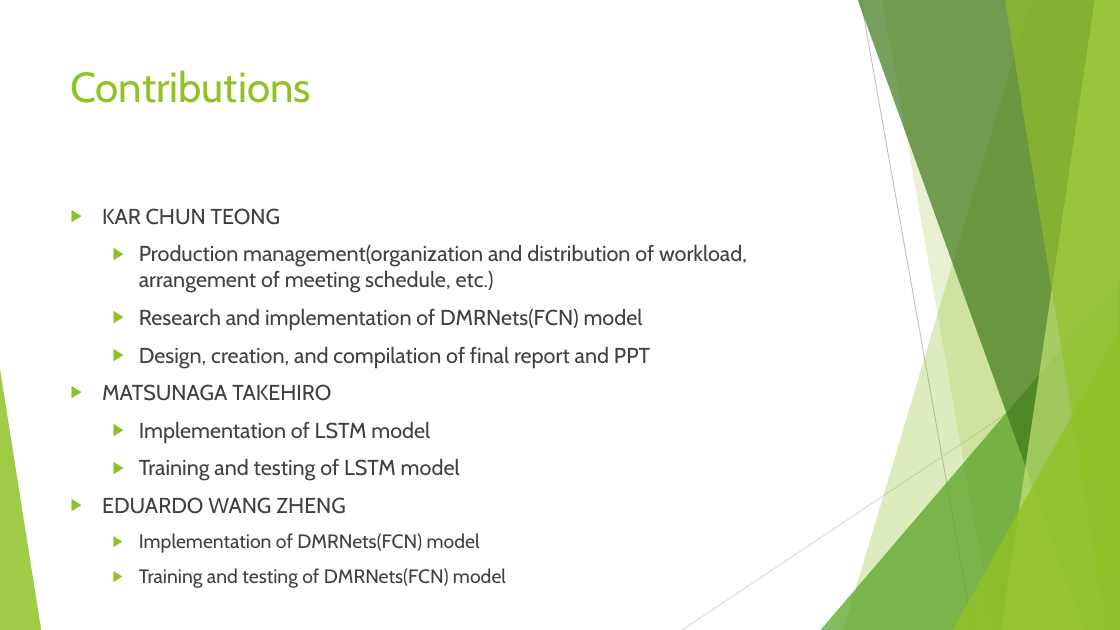
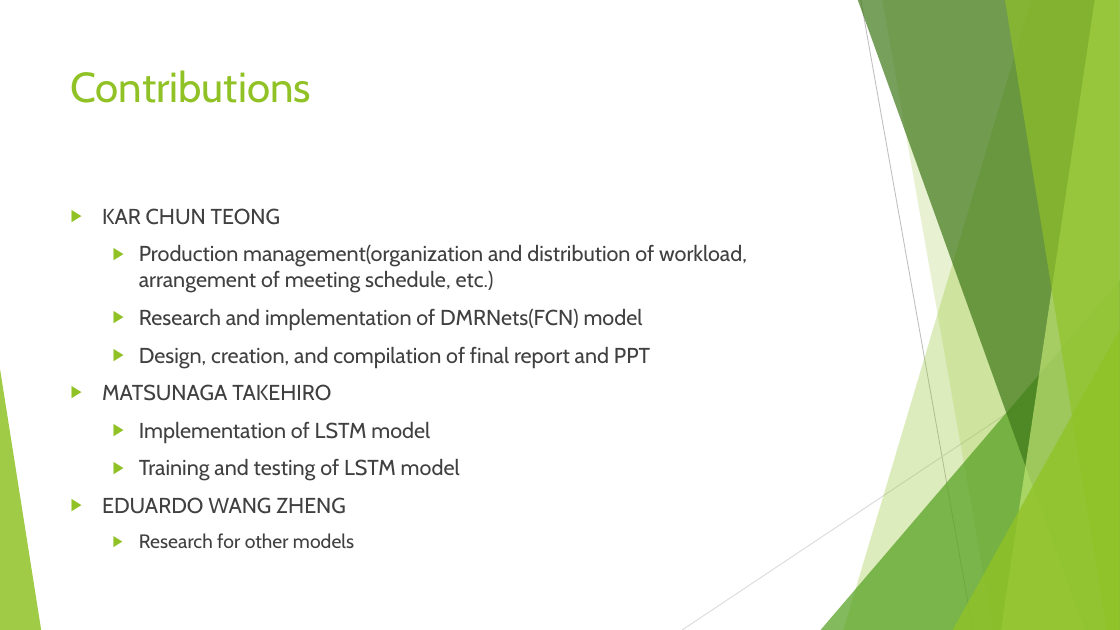
Before and after one commit to VongolaTeong/Multi-label-Classification-on-YouTube-8M, a slide deck: slide 25 of 518030990014.pptx. Drawn at 1120x630 pixels with LibreOffice and Linux fonts; fonts in the diff are those of the drawing. Boxes give left, top, right and bottom in pixels: in the first picture for what was removed or moved away, otherwise in the second. Text is boxed around its words. In the diff, an @@ line names an element or a change of style, - is before the commit and + after.

```diff
--- a/518030990014.pptx
+++ b/518030990014.pptx
@@ text at <box>139,533,354,548</box>: text changed @@
-  ▶ Implementation of DMRNets(FCN) model
-  ▶ Training and testing of DMRNets(FCN) model
+  ▶ Research for other models
```
Also in this commit, not shown: 4 other slides changed, 1 slide added, 1 slide removed, 5 other files.
